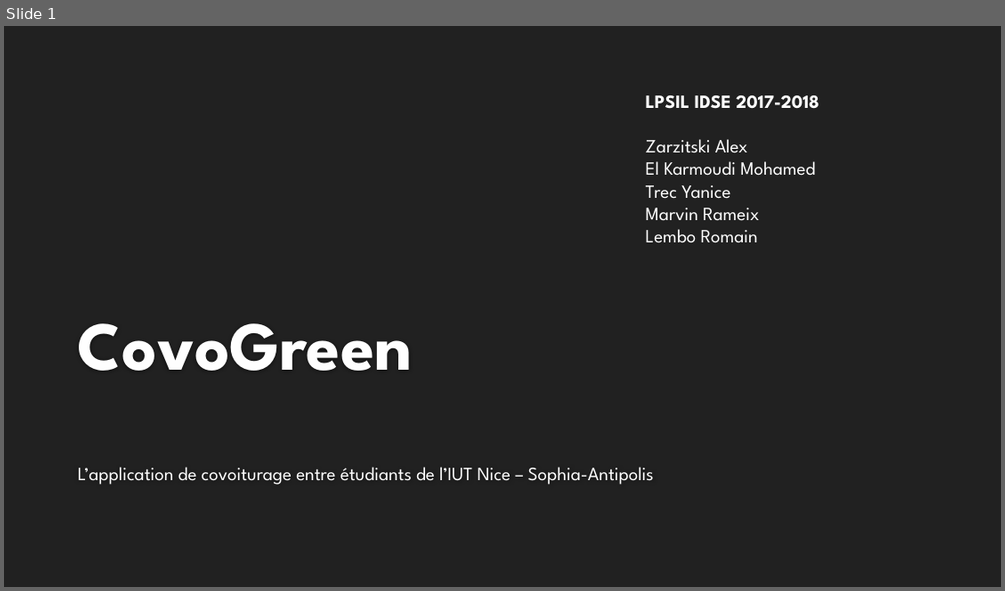
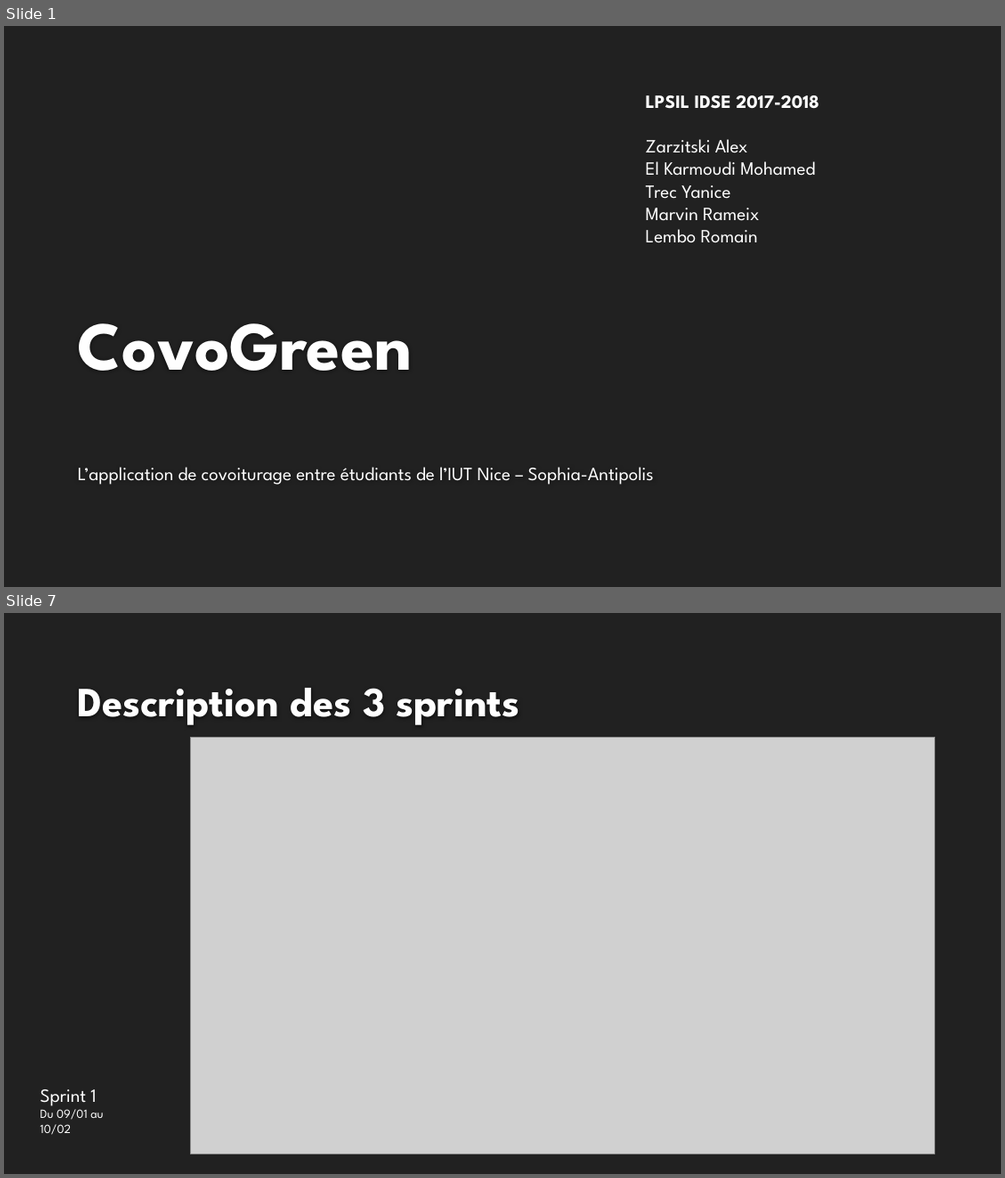
Before and after one commit to MarvinRmx/covogreen, a slide deck: doc/CovoGreen-slides.pptx. Shown one above the other, each under a label of ours: slide 1 before the commit, slides 1 and 7 after it; the slides between them are not shown. The pictures are 1005x591 and 1005x1178 pixels, drawn with LibreOffice and Linux fonts; fonts in the diff are those of the drawing; grey boxes stand for pictures; background and template pictures are left out. Boxes give left, top, right and bottom in pixels: in the first picture for what was removed or moved away, otherwise in the second. Text is boxed around its words. In the diff, an @@ line names an element or a change of style, - is before the commit and + after.

```diff
--- a/doc/CovoGreen-slides.pptx
+++ b/doc/CovoGreen-slides.pptx
@@ slide 7 added at bbox=[4, 613, 1001, 1174], background #212121 @@
@@ title added at bbox=[78, 688, 519, 725], 40 pt, text #FEFEFE, bold @@
+Description des 3 sprints
@@ picture added at bbox=[190, 737, 935, 1153] @@
@@ text added at bbox=[40, 1089, 103, 1135], 12 pt, text #FFFFFF @@
+Sprint 1
+Du 09/01 au
+10/02
```
Also in this commit, not shown: 1 slide changed, 8 other slides added, 1 slide removed.
